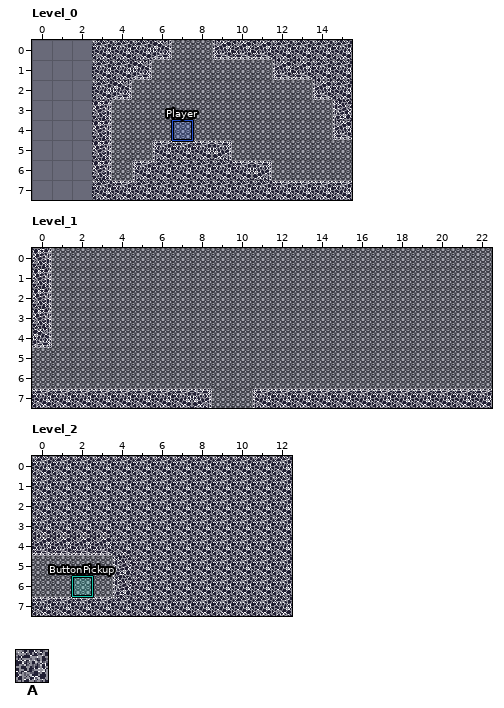
Two states of a LDtk project, src/assets/levels/PlaydateProjectTest.ldtk. The picture above was drawn from the file before the commit.
Cells are 32x32 px. Shown: Level_0 x 0..15, y 0..7; Level_1 x 0..22, y 0..7; Level_2 x 0..12, y 0..7. The old version is drawn lined up with the new one.
Key: from "Level": A 1.
_ is an empty cell.
Objects are placed by their top-left corner, in cells (3,4 is the top-left corner of cell 3,4); size is 1x1 cell unless given.
Layer "Level" before, Level_0, first column x 0:
0 ___AAAA__AAAAAAA
1 ___AAA______AAAA
2 ___AA_________AA
3 ___A___________A
4 ___A___________A
5 ___A__AAAA______
6 ___A_AAAAAAA____
7 ___AAAAAAAAAAAAA
Objects on layer "Entities" before, Level_0:
"Player" rectangle at 7,4
Layer "Level" before, Level_1, first column x 0:
0 A______________________
1 A______________________
2 A______________________
3 A______________________
4 A______________________
5 _______________________
6 _______________________
7 AAAAAAAAA__AAAAAAAAAAAA
Layer "Level" before, Level_2, first column x 0:
0 AAAAAAAAAAAAA
1 AAAAAAAAAAAAA
2 AAAAAAAAAAAAA
3 AAAAAAAAAAAAA
4 AAAAAAAAAAAAA
5 ____AAAAAAAAA
6 ____AAAAAAAAA
7 AAAAAAAAAAAAA
Objects on layer "Entities" before, Level_2:
"ButtonPickup" rectangle at 2,6
After:
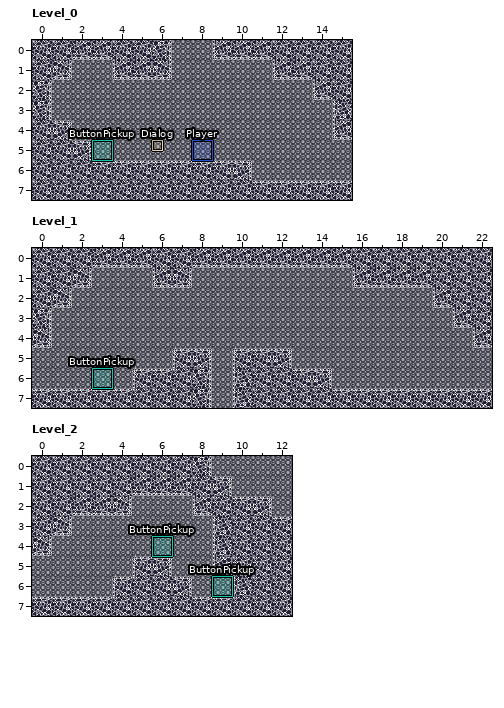
What changed:
Changed rows in their new state; . is an unchanged cell.
Level_0: map size 12x8 -> 16x8 cells (old content now starts at 3,0; both pictures use the new coordinates)
Layer "Level", Level_0:
first column x 0:
0 AAA.........
1 AA._..A.....
2 A..__.......
3 A.._........
4 AA._........
5 AAA_..____..
6 AAA.A......_
7 AAA.........
Layer "Entities", Level_0:
changed: "Player" rectangle at 7,4 -> "Player" rectangle at 8,5
added: "ButtonPickup" rectangle at 3,5
added: "Dialog" rectangle at 6,5 size 0.5x0.5
Layer "Level", Level_1:
first column x 1:
0 AAAAAAAAAAAAAAAAAAAAAA
1 AA...AA........AAAAAAA
2 A..................AAA
3 ....................AA
4 .....................A
5 ......AA.AAA..........
6 ....AAAA.AAAAA........
7 .........A............
Layer "Entities", Level_1:
added: "ButtonPickup" rectangle at 3,6
Layer "Level", Level_2:
first column x 1:
0 ........____
1 .........___
2 ....___...._
3 ._______....
4 ________....
5 ..._..__....
6 .......__...
Layer "Entities", Level_2:
added: "ButtonPickup" rectangle at 6,4
added: "ButtonPickup" rectangle at 9,6
removed: "ButtonPickup" rectangle at 2,6
